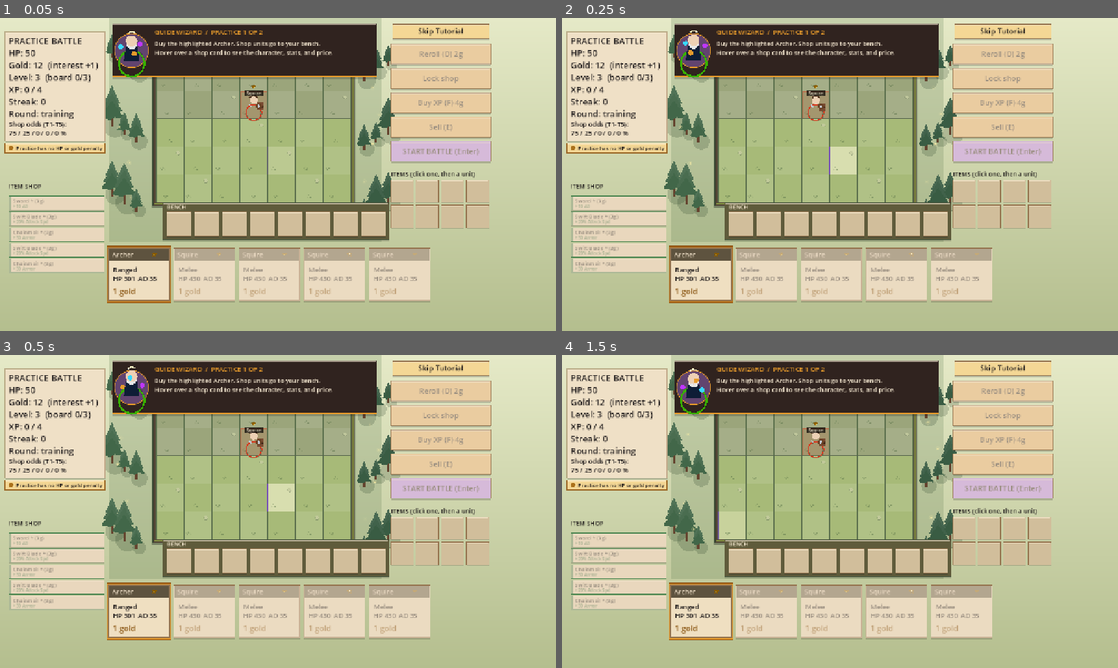
Above: before the commit, frames 1-4 (two rows, left to right).
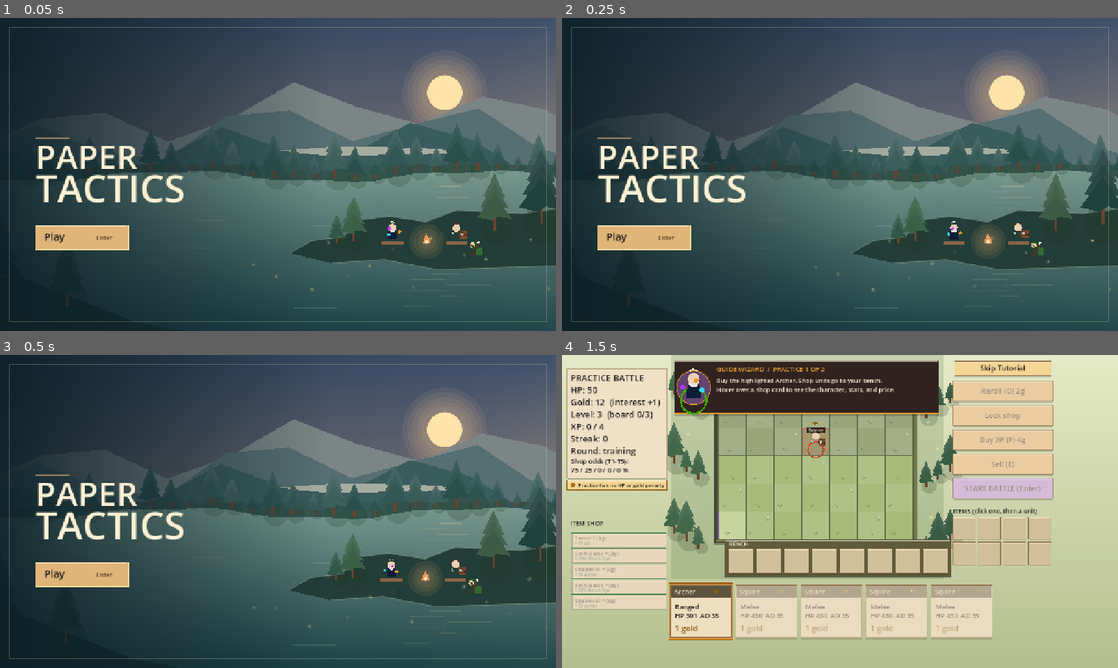
Above: after the commit, the same moments.

Repository: LionelBolling/Project-5
Game: Godot game, scene res://main.tscn
Same seed, same stepped clock (60 frames per second), same inputs: the game is played once before the commit and once after it.
Inputs (mouse positions are in pixels of both pictures, inside the frame that each line leads up to):
- Up to frame 1 (0.05 s): no input
- Up to frame 2 (0.25 s): no input
- Up to frame 3 (0.5 s): no input
- Up to frame 4 (1.5 s): tap Enter at 0.5, 0.6 s; move the mouse to (962, 495) at 0.52 s; hold D 0.53-1.25 s; click (962, 495) at 0.67 s; tap Space at 0.77, 1.07 s; tap E at 0.8 s; drag from (728, 527) to (812, 574) at 1.27 s

The runs differ from the first frame. In frame 1, 99% of the frame differs, in the area x 0-100%, y 0-100%; in frame 2, 99%; in frame 3, 99%; in frame 4, nothing differs.

Commit message:
Add an animated forest lake title screen

Diff:
--- a/docs/main.gd
+++ b/docs/main.gd
@@ -34,6 +34,7 @@
 const STARTING_HP := 50
 const LESSON_NEXT := Rect2(734, 98, 114, 30)
 const SKIP_TUTORIAL := Rect2(904, 14, 222, 33)
+const TITLE_PLAY := Rect2(82, 477, 214, 55)
 const TUTORIAL_LINES := [
 	["Buy the highlighted Archer. Shop units go to your bench.",
 		"Hover over a shop card to see the character, stats, and price."],
@@ -220,6 +221,9 @@
 const BTNS := ["Reroll (D) 2g", "Lock shop", "Buy XP (F) 4g", "Sell (E)", "START BATTLE (Enter)"]
 
 var gold := STARTING_GOLD
+var title_open := true
+var title_elapsed := 0.0
+var title_hover := 0.0
 var tutorial_step := Tutorial.BUY
 var practice_round := 1
 var tutorial_lesson := 0
@@ -663,6 +667,10 @@
 					break
 		click(e.position)
 	elif e is InputEventKey and e.pressed and not e.echo:
+		if title_open:
+			if e.keycode == KEY_ENTER:
+				title_open = false
+			return
 		if tutorial_step != Tutorial.DONE:
 			if e.keycode == KEY_ENTER and tutorial_step == Tutorial.START:
 				tutorial_click(btn_rect(4).get_center())
@@ -685,6 +693,10 @@
 			KEY_ENTER: do_btn(4)
 
 func click(p):
+	if title_open:
+		if TITLE_PLAY.has_point(p):
+			title_open = false
+		return
 	if phase == "over":
 		get_tree().reload_current_scene()
 		return
@@ -960,6 +972,12 @@
 	texts.append({"p": p, "s": s, "t": 0.8, "c": c})
 
 func _process(dt):
+	if title_open:
+		title_elapsed += dt
+		var over_play := TITLE_PLAY.has_point(get_viewport().get_mouse_position())
+		title_hover = move_toward(title_hover, 1.0 if over_play else 0.0, dt * 7.0)
+		queue_redraw()
+		return
 	if phase == "combat": sim(dt)
 	if qte == null:
 		notification_time = maxf(0.0, notification_time - dt)
@@ -1274,7 +1292,7 @@
 	for i in count:
 		draw_gold_star(Vector2(start_x + i * spacing, center.y), sz, true)
 
-func draw_fantasy_unit(pos: Vector2, d: Dictionary, team: int = 0, anim_state: String = "idle", anim_t: float = 0.0, attack_t: float = 0.0, facing: float = 1.0):
+func draw_fantasy_unit(pos: Vector2, d: Dictionary, team: int = 0, anim_state: String = "idle", anim_t: float = 0.0, attack_t: float = 0.0, facing: float = 1.0, show_team_ring: bool = true):
 	var f = 1.0 if facing >= 0.0 else -1.0
 	var bob = 0.0
 	var lunge = 0.0
@@ -1297,9 +1315,10 @@
 	var c = pos + Vector2(lunge, bob)
 
 	# Ground shadow & ground team ring
-	draw_arc(pos + Vector2(0, 18), 18, 0, TAU, 24, Color(0, 0, 0, 0.3), 3.0)
-	var team_ring_col = Color("38b000") if team == 0 else Color("d9381e")
-	draw_arc(pos + Vector2(0, 18), 18, 0, TAU, 24, team_ring_col, 2.5)
+	if show_team_ring:
+		draw_arc(pos + Vector2(0, 18), 18, 0, TAU, 24, Color(0, 0, 0, 0.3), 3.0)
+		var team_ring_col = Color("38b000") if team == 0 else Color("d9381e")
+		draw_arc(pos + Vector2(0, 18), 18, 0, TAU, 24, team_ring_col, 2.5)
 
 	match d.n:
 		"Squire":
@@ -1649,6 +1668,109 @@
 			Vector2(base.x - width * 0.14, y + height * 0.47), Vector2(base.x - width, y + height * 0.41)])
 		draw_colored_polygon(points, tint.lightened(float(2 - layer) * 0.04))
 
+func draw_title_landscape(pan: float):
+	var sky := PackedVector2Array([Vector2.ZERO, Vector2(1280, 0), Vector2(1280, 720), Vector2(0, 720)])
+	draw_polygon(sky, PackedColorArray([Color("253C55"), Color("40516D"), Color("E1B581"), Color("9F806E")]))
+	var sun := Vector2(1030 - pan * 0.08, 172)
+	for i in range(5, 0, -1):
+		draw_circle(sun, 42.0 + i * 11.0, Color("FFCA8D", 0.08), true, -1, true)
+	draw_circle(sun, 40, Color("FFE3A8"), true, -1, true)
+
+	for layer in range(3):
+		var ridge := PackedVector2Array([Vector2(-180, 440)])
+		for i in range(13):
+			var x := -180.0 + i * 145.0 - pan * (0.18 + layer * 0.14)
+			var height := 225.0 + layer * 42.0 + sin(i * 1.83 + layer) * 52.0 + sin(i * 0.67) * 33.0
+			ridge.append(Vector2(x, height))
+		ridge.append(Vector2(1580, 440))
+		var tint := [Color("7B8585"), Color("556F72"), Color("3A5C5D")][layer] as Color
+		draw_colored_polygon(ridge, tint)
+
+	var distant_lake := PackedVector2Array([Vector2(664, 305), Vector2(795, 296), Vector2(979, 298),
+		Vector2(1106, 307), Vector2(989, 314), Vector2(775, 317)])
+	for i in distant_lake.size():
+		distant_lake[i].x -= pan * 0.32
+	draw_colored_polygon(distant_lake, Color("A6ADA0"))
+	draw_polygon(PackedVector2Array([Vector2(0, 348), Vector2(1280, 348), Vector2(1280, 720), Vector2(0, 720)]),
+		PackedColorArray([Color("779E91"), Color("79988E"), Color("23464A"), Color("163A41")]))
+	var distant_shore := PackedVector2Array([Vector2(-175, 337), Vector2(1640, 337)])
+	for i in range(36, -1, -1):
+		var x := -90.0 + i * 47.0 - pan * 0.44
+		var y := 360.0 + sin(i * 0.42) * 12.0 + sin(i * 1.3) * 4.0
+		distant_shore.append(Vector2(x, y + 4.0))
+	draw_colored_polygon(distant_shore, Color("365854"))
+	for i in range(37):
+		var x := -90.0 + i * 47.0 - pan * 0.44
+		var y := 360.0 + sin(i * 0.42) * 12.0 + sin(i * 1.3) * 4.0
+		draw_forest_tree(Vector2(x, y), 33.0 + (i * 53) % 78, Color("294F4B").lightened((i % 5) * 0.024))
+	for i in range(24):
+		var y := 374.0 + i * 12.6
+		var shine := absf(sin(title_elapsed * 0.48 + i * 1.7))
+		var width := 18.0 + (i % 7) * 12.0 + 21.0 * shine
+		var x := sun.x - width / 2.0 + sin(i * 2.4) * (18.0 + i * 2.1)
+		draw_line(Vector2(x, y), Vector2(x + width, y), Color("F6D399", (0.28 - i * 0.006) * shine), 1.0 + i * 0.06, true)
+		var ripple_x := fposmod(i * 277.0 - pan * 0.48, 1400.0) - 60.0
+		draw_line(Vector2(ripple_x, y + 4), Vector2(ripple_x + 55 + i % 3 * 22, y + 4),
+			Color("B2D7C0", shine * 0.18), 1.0, true)
+
+func draw_title_shore(pan: float):
+	draw_set_transform(Vector2(-pan * 0.72, 0))
+	var island := PackedVector2Array([Vector2(720, 541), Vector2(772, 512), Vector2(844, 503),
+		Vector2(882, 465), Vector2(949, 456), Vector2(1034, 469), Vector2(1105, 442), Vector2(1254, 450),
+		Vector2(1475, 421), Vector2(1500, 565), Vector2(1060, 579), Vector2(938, 556), Vector2(816, 564)])
+	draw_colored_polygon(island, Color("233E39"))
+	draw_polyline(island, Color("729079", 0.64), 2.0, true)
+	draw_forest_tree(Vector2(1300, 476), 174, Color("21413D"))
+	draw_forest_tree(Vector2(1192, 489), 133, Color("3C5C47"))
+	draw_forest_tree(Vector2(868, 514), 105, Color("3B6048"))
+	draw_forest_tree(Vector2(829, 519), 68, Color("315746"))
+
+	var camp := Vector2(1036, 514)
+	for i in range(4, 0, -1):
+		draw_circle(camp, i * 10.0, Color("FFB46A", 0.085), true, -1, true)
+	var flames := PackedVector2Array([camp + Vector2(-9, 4), camp + Vector2(-7, -6),
+		camp + Vector2(-1, -17 - sin(title_elapsed * 7.0) * 3.0), camp + Vector2(5, -7), camp + Vector2(9, 4)])
+	draw_colored_polygon(flames, Color("EA9756"))
+	draw_circle(camp + Vector2(0, 1), 4, Color("FFE3AB"), true, -1, true)
+	draw_rect(Rect2(932, 514, 50, 8), Color("896344"))
+	draw_rect(Rect2(1081, 514, 48, 8), Color("896344"))
+	draw_fantasy_unit(Vector2(957, 495), {"n": "Sage"}, 0, "idle", title_elapsed * 0.57, 0.0, 1.0, false)
+	draw_fantasy_unit(Vector2(1105, 495), {"n": "Squire"}, 0, "idle", title_elapsed * 0.61 + 1.0, 0.0, -1.0, false)
+	draw_fantasy_unit(Vector2(1143, 534), {"n": "Archer"}, 0, "idle", title_elapsed * 0.52 + 2.0, 0.0, -1.0, false)
+	draw_set_transform(Vector2.ZERO)
+
+func draw_title_screen():
+	var pan := 74.0 + sin(title_elapsed * 0.105) * 74.0
+	draw_title_landscape(pan)
+	draw_title_shore(pan)
+	draw_set_transform(Vector2(-pan, 0))
+	draw_colored_polygon(PackedVector2Array([Vector2(-100, 628), Vector2(109, 591), Vector2(250, 646),
+		Vector2(381, 698), Vector2(598, 740), Vector2(-100, 740)]), Color("142F31"))
+	draw_forest_tree(Vector2(59, 646), 233, Color("173937"))
+	draw_forest_tree(Vector2(229, 664), 152, Color("1C3E37"))
+	draw_forest_tree(Vector2(1446, 709), 252, Color("1B3735"))
+	draw_set_transform(Vector2.ZERO)
+	for i in range(16):
+		var glow := 0.30 + 0.26 * sin(title_elapsed * 1.5 + i * 2.3)
+		var p := Vector2(630.0 + i * 45.0 - pan * 0.63 + sin(title_elapsed + i) * 9.0,
+			566.0 + sin(i * 2.6 + title_elapsed * 0.52) * 59.0)
+		draw_circle(p, 5, Color("FFE299", glow * 0.28))
+		draw_circle(p, 1.6, Color("FFE299", glow))
+
+	var shade := Color("0D2028", 0.91)
+	var clear := Color("0D2028", 0.0)
+	draw_polygon(PackedVector2Array([Vector2.ZERO, Vector2(756, 0), Vector2(756, 720), Vector2(0, 720)]),
+		PackedColorArray([shade, clear, clear, shade]))
+	draw_rect(Rect2(22, 22, 1236, 676), Color("D8D6A1", 0.30), false, 1.0)
+	draw_line(Vector2(83, 276), Vector2(159, 276), Color("E6BB78"), 2.0, true)
+	T(Vector2(82, 347), "PAPER", 76, Color("FFF1D5"))
+	T(Vector2(82, 424), "TACTICS", 88, Color("FFF1D5"))
+	var hover := smoothstep(0.0, 1.0, title_hover)
+	var play := Rect2(TITLE_PLAY.position + Vector2(0, -3.0 * hover), TITLE_PLAY.size)
+	draw_paper_panel(play, Color("DFB578").lightened(hover * 0.20), Color("F7DC9C"), 5.0)
+	T(play.position + Vector2(20, 35), "Play", 23, INK)
+	T(play.position + Vector2(139, 34), "Enter", 14, Color("573F29"))
+
 func draw_forest_surroundings():
 	var sky := Color("E5E9C7")
 	var ground := Color("B4BE8E")
@@ -1778,6 +1900,9 @@
 		draw_unit_stars(center - Vector2(0, 30), portrait.s, 4.5)
 
 func _draw():
+	if title_open:
+		draw_title_screen()
+		return
 	draw_forest_surroundings()
 	draw_paper_panel(Rect2(12, 32, 230, 251), Color("EFE0C6"), Color(PAPER_EDGE, 0.50))
 	var mp := mouse_pos
